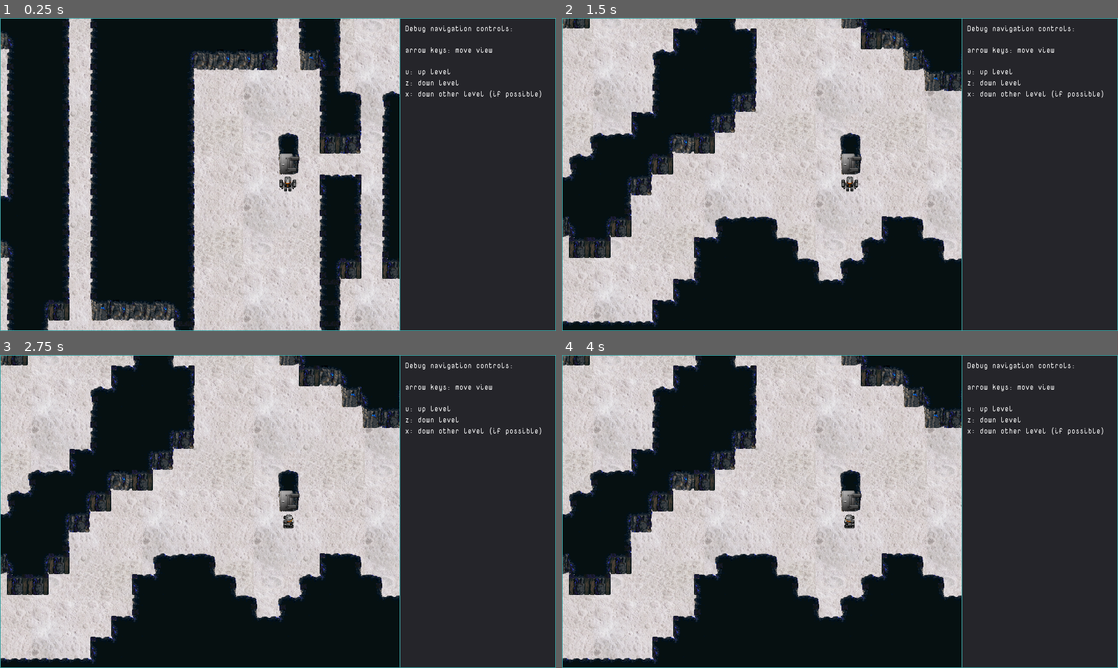
Above: before the commit, frames 1-4 (two rows, left to right).
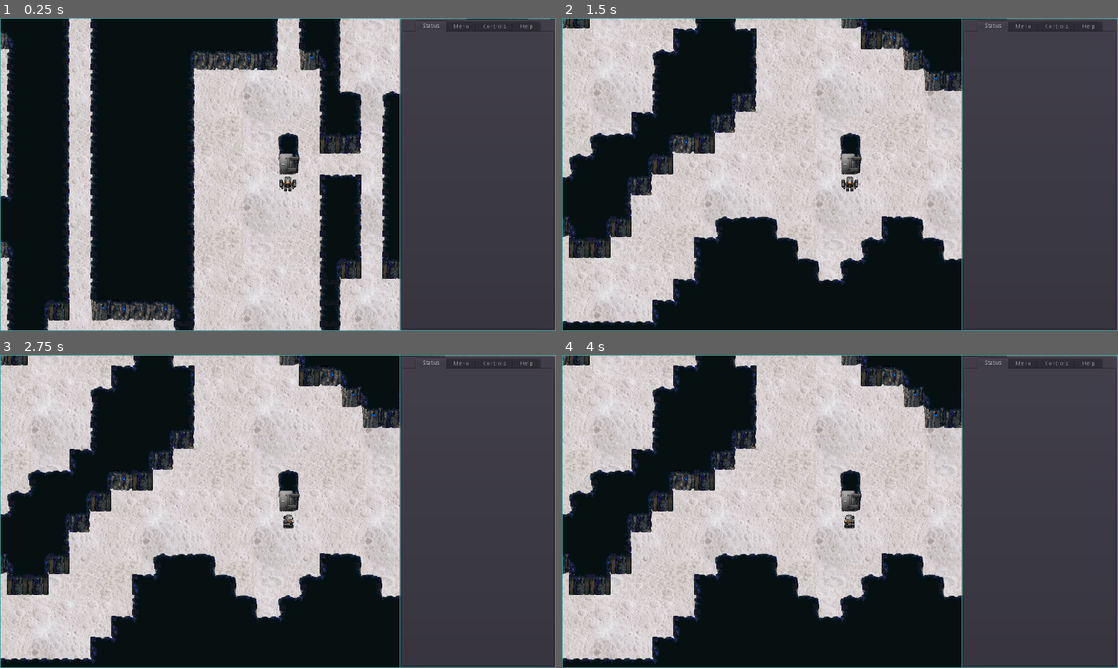
Above: after the commit, the same moments.

Repository: sarrowsmith/quasidroid
Game: Godot game, scene res://Main.tscn
The game is run twice, just before and just after one commit, with the same random seed, the same clock (stepped at 60 frames per second) and the same inputs.
Inputs (mouse positions are in pixels of both pictures, inside the frame that each line leads up to):
- Up to frame 1 (0.25 s): no input
- Up to frame 2 (1.5 s): tap Enter at 0.5 s; move the mouse to (962, 158) at 0.52 s; hold L (move_right) 0.53-1.28 s; tap U at 0.6 s; click (962, 158) at 0.67 s; tap Delete (map_reset) at 1.25 s; move the mouse to (728, 190) at 1.27 s; hold J (move_down) from 1.28 s (still down); tap Z at 1.35 s
- Up to frame 3 (2.75 s): tap Delete (map_reset) at 2 s; move the mouse to (333, 442) at 2.02 s; release J (move_down) at 2.03 s; hold L (move_right) from 2.03 s (still down); tap X at 2.1 s
- Up to frame 4 (4 s): tap Delete (map_reset) at 2.75, 3.5 s; move the mouse to (812, 574) at 2.77 s; release L (move_right) at 2.78 s; hold K (move_up) 2.78-3.53 s; tap U at 2.85 s; click (812, 574) at 2.92 s; move the mouse to (1006, 558) at 3.52 s; hold H (move_left) from 3.53 s (still down); tap Z at 3.6 s

The runs differ from the first frame. In frame 1, 17% of the frame differs, in the area x 72-100%, y 0-100%; in frame 2, 17%; in frame 3, 17%; in frame 4, 17%.

Commit message:
UI fiddling.

Diff:
--- /dev/null
+++ b/LabelledValue.gd
@@ -0,0 +1,14 @@
+extends HBoxContainer
+
+
+export(String) var label = ""
+export(String) var default = ""
+
+
+func _ready():
+	$Label.text = label
+	set_value(default)
+
+
+func set_value(value):
+	$Value.text = value
--- /dev/null
+++ b/LabelledValue.tscn
@@ -0,0 +1,33 @@
+[gd_scene load_steps=5 format=2]
+
+[ext_resource path="res://resources/Resources/NovaMono-Regular.ttf" type="DynamicFontData" id=1]
+[ext_resource path="res://LabelledValue.gd" type="Script" id=2]
+
+[sub_resource type="DynamicFont" id=1]
+font_data = ExtResource( 1 )
+
+[sub_resource type="DynamicFont" id=2]
+font_data = ExtResource( 1 )
+
+[node name="LabelledValue" type="HBoxContainer"]
+margin_top = 692.0
+margin_right = 346.0
+margin_bottom = 706.0
+size_flags_horizontal = 3
+script = ExtResource( 2 )
+__meta__ = {
+"_edit_use_anchors_": false
+}
+
+[node name="Label" type="Label" parent="."]
+margin_right = 171.0
+margin_bottom = 23.0
+size_flags_horizontal = 3
+custom_fonts/font = SubResource( 1 )
+
+[node name="Value" type="Label" parent="."]
+margin_left = 175.0
+margin_right = 346.0
+margin_bottom = 23.0
+size_flags_horizontal = 3
+custom_fonts/font = SubResource( 2 )
--- a/Main.tscn
+++ b/Main.tscn
@@ -1,9 +1,10 @@
-[gd_scene load_steps=6 format=2]
+[gd_scene load_steps=7 format=2]
 
 [ext_resource path="res://World.tscn" type="PackedScene" id=1]
 [ext_resource path="res://Main.gd" type="Script" id=2]
 [ext_resource path="res://resources/Resources/nova_mono.tres" type="DynamicFontData" id=3]
 [ext_resource path="res://robots/Player.tscn" type="PackedScene" id=4]
+[ext_resource path="res://LabelledValue.tscn" type="PackedScene" id=5]
 
 [sub_resource type="DynamicFont" id=1]
 font_data = ExtResource( 3 )
@@ -53,41 +54,112 @@
 
 [node name="View" type="Node2D" parent="."]
 
-[node name="Panel" type="Panel" parent="View"]
+[node name="Panel" type="PanelContainer" parent="View"]
 margin_left = 280.0
 margin_top = -360.0
 margin_right = 640.0
 margin_bottom = 360.0
-__meta__ = {
-"_edit_use_anchors_": false
-}
 
 [node name="VSplitContainer" type="VSplitContainer" parent="View/Panel"]
-anchor_right = 1.0
-anchor_bottom = 1.0
-margin_left = 12.0
-margin_top = 12.0
-margin_right = -12.0
-margin_bottom = -12.0
-__meta__ = {
-"_edit_use_anchors_": false
-}
-
-[node name="RichTextLabel" type="RichTextLabel" parent="View/Panel/VSplitContainer"]
-margin_right = 336.0
-margin_bottom = 696.0
+margin_left = 7.0
+margin_top = 7.0
+margin_right = 353.0
+margin_bottom = 713.0
+size_flags_horizontal = 3
+size_flags_vertical = 3
+__meta__ = {
+"_edit_use_anchors_": false
+}
+
+[node name="TabContainer" type="TabContainer" parent="View/Panel/VSplitContainer"]
+margin_right = 346.0
+margin_bottom = 706.0
+
+[node name="Status" type="VBoxContainer" parent="View/Panel/VSplitContainer/TabContainer"]
+anchor_right = 1.0
+anchor_bottom = 1.0
+margin_left = 4.0
+margin_top = 32.0
+margin_right = -4.0
+margin_bottom = -4.0
+size_flags_horizontal = 3
+size_flags_vertical = 3
+
+[node name="LabelledValue" parent="View/Panel/VSplitContainer/TabContainer/Status" instance=ExtResource( 5 )]
+margin_top = 0.0
+margin_right = 338.0
+margin_bottom = 23.0
+
+[node name="Menu" type="VBoxContainer" parent="View/Panel/VSplitContainer/TabContainer"]
+visible = false
+anchor_right = 1.0
+anchor_bottom = 1.0
+margin_left = 4.0
+margin_top = 32.0
+margin_right = -4.0
+margin_bottom = -4.0
+size_flags_horizontal = 3
+size_flags_vertical = 3
+
+[node name="Controls" type="VBoxContainer" parent="View/Panel/VSplitContainer/TabContainer"]
+visible = false
+anchor_right = 1.0
+anchor_bottom = 1.0
+margin_top = -670.0
+margin_right = -8.0
+margin_bottom = -706.0
+size_flags_horizontal = 3
+size_flags_vertical = 3
+
+[node name="LabelledValue" parent="View/Panel/VSplitContainer/TabContainer/Controls" instance=ExtResource( 5 )]
+margin_top = 0.0
+margin_right = 338.0
+margin_bottom = 23.0
+label = "Move view"
+default = "arrow keys"
+
+[node name="LabelledValue2" parent="View/Panel/VSplitContainer/TabContainer/Controls" instance=ExtResource( 5 )]
+margin_top = 0.0
+margin_right = 338.0
+margin_bottom = 23.0
+label = "Reset view"
+default = "backspace"
+
+[node name="LabelledValue3" parent="View/Panel/VSplitContainer/TabContainer/Controls" instance=ExtResource( 5 )]
+margin_top = 0.0
+margin_right = 338.0
+margin_bottom = 23.0
+label = "DEBUG:"
+
+[node name="LabelledValue4" parent="View/Panel/VSplitContainer/TabContainer/Controls" instance=ExtResource( 5 )]
+margin_top = 0.0
+margin_right = 338.0
+margin_bottom = 23.0
+label = "Level up"
+default = "U"
+
+[node name="LabelledValue5" parent="View/Panel/VSplitContainer/TabContainer/Controls" instance=ExtResource( 5 )]
+margin_top = 0.0
+margin_right = 338.0
+margin_bottom = 23.0
+label = "Level down"
+default = "Z, X"
+
+[node name="Help" type="VBoxContainer" parent="View/Panel/VSplitContainer/TabContainer"]
+visible = false
+anchor_right = 1.0
+anchor_bottom = 1.0
+margin_left = 4.0
+margin_top = 32.0
+margin_right = -4.0
+margin_bottom = -4.0
+size_flags_horizontal = 3
+size_flags_vertical = 3
+
+[node name="RichTextLabel" type="RichTextLabel" parent="View/Panel/VSplitContainer/TabContainer/Help"]
+margin_right = 40.0
+margin_bottom = 40.0
 custom_fonts/normal_font = SubResource( 1 )
-text = "Debug navigation controls:
-
-arrow keys: move view
-
-u: up level
-z: down level
-x: down other level (if possible)
-"
-__meta__ = {
-"_edit_use_anchors_": false
-}
 
 [node name="ColorRectBottom" type="ColorRect" parent="View"]
 anchor_top = 1.0
--- a/resources/Resources/nova_mono.tres
+++ b/resources/Resources/nova_mono.tres
@@ -1,4 +1,6 @@
-[gd_resource type="DynamicFontData" format=2]
+[gd_resource type="DynamicFont" load_steps=2 format=2]
+
+[ext_resource path="res://resources/Resources/NovaMono-Regular.ttf" type="DynamicFontData" id=1]
 
 [resource]
-font_path = "res://resources/Resources/NovaMono-Regular.ttf"
+font_data = ExtResource( 1 )
